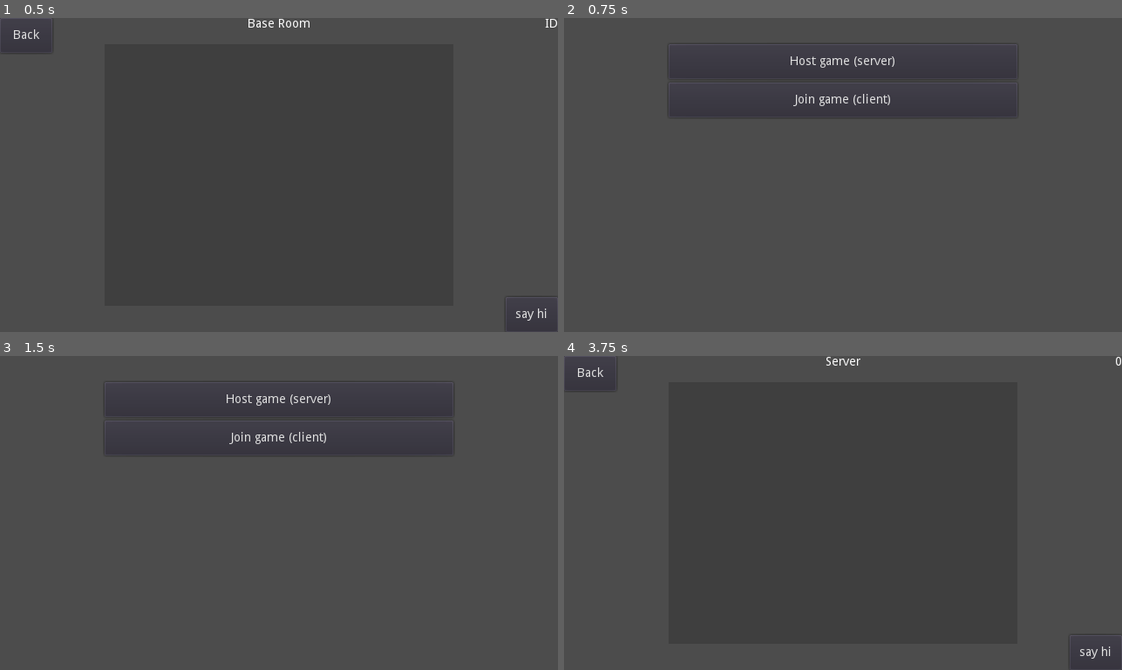
Above: before the commit, frames 1-4 (two rows, left to right).
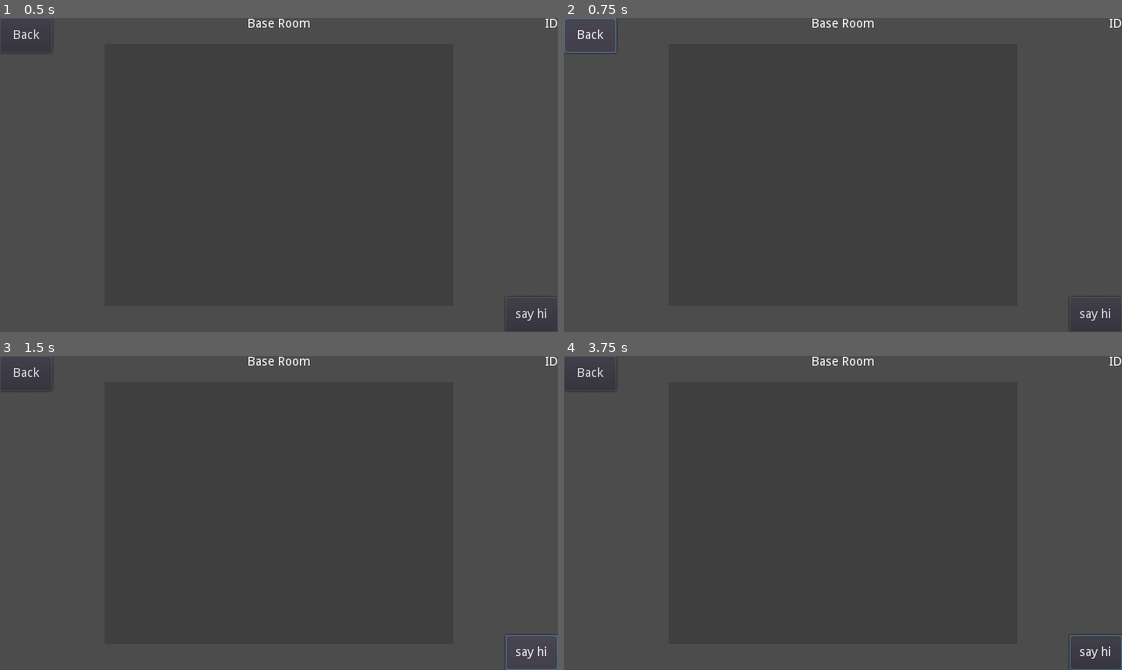
Above: after the commit, the same moments.

Repository: AlecAcosta/networking-tests
Game: Godot game, scene res://BaseRoom.tscn
Two runs of this game, one before a commit and one after it. Both use one fixed random seed, a clock stepped at 60 frames per second and the inputs below. This scene is started directly instead of the project's main scene.
Inputs (mouse positions are in pixels of both pictures, inside the frame that each line leads up to):
- Up to frame 1 (0.5 s): no input
- Up to frame 2 (0.75 s): click "Back" at 0.5 s
- Up to frame 3 (1.5 s): click (530, 651) at 1.25 s, where only the run after the commit has a clickable "say hi"
- Up to frame 4 (3.75 s): click (1094, 651) at 2 s, where only the run after the commit has a clickable "say hi"; click (1094, 651) at 2.75 s, where only the run after the commit has a clickable "say hi"; click (843, 399) at 3.5 s, where only the run before the commit has a clickable "Host game (server)"

Frame 1 is identical in both runs. In frame 2, 1.2% of the frame differs, in the area x 0-100%, y 0-97%; in frame 3, 1.2%; in frame 4, 0.2%.
Error after the commit: Invalid call. Nonexistent function 'close_connection' in base 'Nil'. (res://BaseRoom.gd:24)

Commit message:
properly close connection when exiting the game room

Diff:
--- a/BaseRoom.gd
+++ b/BaseRoom.gd
@@ -21,7 +21,8 @@
 	LblID.text = str(id)
 
 func _on_BtnBack_pressed():
-	get_tree().network_peer = null
+	Network.peer.close_connection()
+#	get_tree().network_peer = null
 	get_tree().change_scene("res://Main.tscn")
 
 func _on_message_recieved(id: int, text: String):
